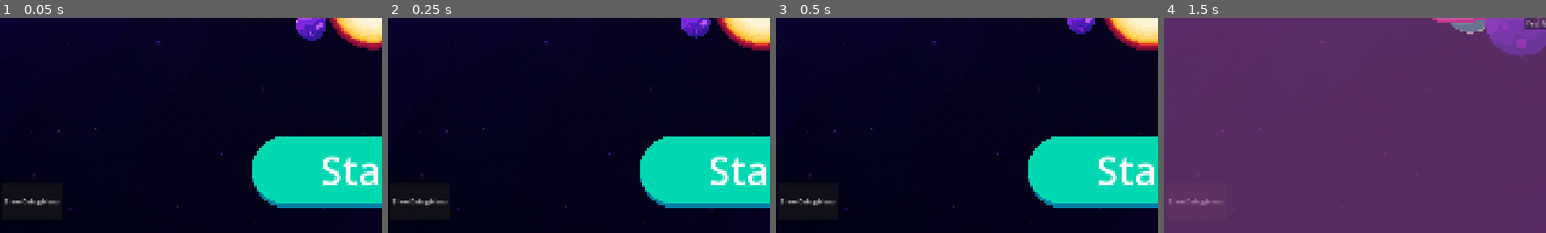
Above: before the commit, frames 1-4 (left to right).
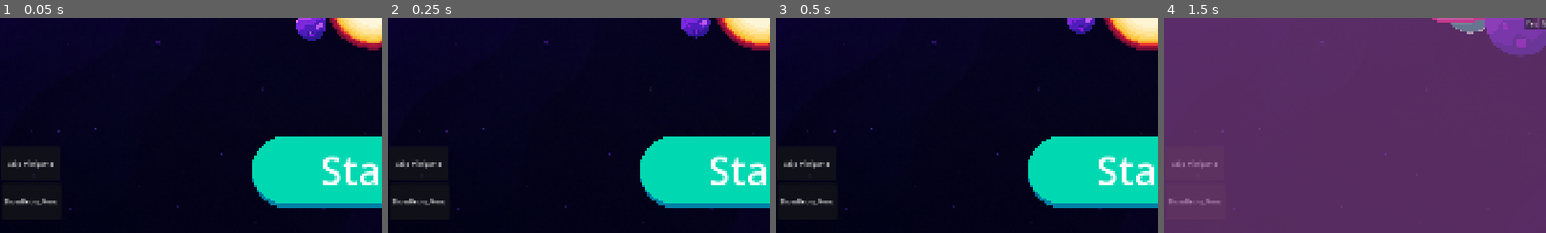
Above: after the commit, the same moments.

Repository: DanilLvov/GamificationTool
Game: Godot game, scene res://Scenes/Menu.tscn
The game is run twice, just before and just after one commit, with the same random seed, the same clock (stepped at 60 frames per second) and the same inputs.
Inputs (mouse positions are % of the whole screen's width and height, from its top left):
- Up to frame 1 (0.05 s): no input
- Up to frame 2 (0.25 s): no input
- Up to frame 3 (0.5 s): no input
- Up to frame 4 (1.5 s): click (50, 86) at 0.5 s; click "Restart" at 1.25 s
The pictures show only the part of the screen within x 1-51%, y 50-100%; the shares and areas given below are measured in that part.

The runs differ from the first frame. In frame 1, 0.5% of the frame differs, in the area x 2-16%, y 65-88%; in frame 2, 0.5%; in frame 3, 0.5%; in frame 4, 0.3%.

Commit message:
Fixes and polishing for the whole game

Diff:
--- a/Scenes/debug_menu.tscn
+++ b/Scenes/debug_menu.tscn
@@ -39,9 +39,17 @@
 layout_mode = 0
 offset_left = 26.0
 offset_top = 956.0
-offset_right = 179.0
+offset_right = 176.0
 offset_bottom = 1046.0
 text = "ShowDebugMenu"
 
+[node name="Skip minigame" type="Button" parent="." unique_id=1537664671]
+layout_mode = 0
+offset_left = 24.0
+offset_top = 864.0
+offset_right = 174.0
+offset_bottom = 946.0
+text = "Skip Minigame"
+
 [connection signal="pressed" from="Return" to="." method="_on_show_return_button"]
 [connection signal="pressed" from="ShowDebugButton" to="." method="_on_show_debug_menu_pressed"]
--- a/Scripts/Minigames/base_question.gd
+++ b/Scripts/Minigames/base_question.gd
@@ -22,6 +22,7 @@
 #used only in inherited classes
 @warning_ignore("unused_private_class_variable") var _margin_default  := 20
 @warning_ignore("unused_private_class_variable") var _normal_button = UIFactory.UIElementTypes.NORMAL_BUTTON
+@warning_ignore("unused_private_class_variable") var _answer_button = UIFactory.UIElementTypes.ANSWER_BACKGROUND
 
 var _question: String
 var _job: String
--- a/Scripts/Minigames/singlechoice_question.gd
+++ b/Scripts/Minigames/singlechoice_question.gd
@@ -25,7 +25,7 @@
         vBox.add_child(answers_row_2)
     var i = 0
     for answer in _answers:
-        var tmp_button = UIFactory.create_texture_button(_normal_button, Vector2(200, 30), answer._text)
+        var tmp_button = UIFactory.create_texture_button(_answer_button, Vector2(200, 30), answer._text)
         button_button = tmp_button["button"]
         button_root = tmp_button["root"]
 
--- a/Scripts/debug_menu.gd
+++ b/Scripts/debug_menu.gd
@@ -12,7 +12,7 @@
 	pass
 
 # Called every frame. 'delta' is the elapsed time since the previous frame.
-func _process(delta: float) -> void:
+func _process(_delta: float) -> void:
 	pass
 
 func _on_show_debug_menu_pressed() -> void:
@@ -37,6 +37,10 @@
 	grid_center_container.visible = true
 	mouse_filter = Control.MOUSE_FILTER_STOP
 
+func _on_skip_minigame_pressed() -> void:
+	# TODO skip only if currently playing minigame
+	pass
+
 func _on_show_return_button() -> void:
 	debug_menu_button.visible = true
 	return_button.visible = false
--- a/Scripts/menu.gd
+++ b/Scripts/menu.gd
@@ -42,7 +42,7 @@
 	cutscene_manager.finished.connect(_next_game_step)
 	job_screen.job_chosen.connect(_next_game_step)
 	current_scene_id = 0
-	current_minigame = 1
+	current_minigame = 0
 
 	# Debuf specific staff
 	if debug:
@@ -96,6 +96,9 @@
 	else:
 		print( timeline[current_scene_id]._next_scene)
 		current_scene_id = timeline[current_scene_id]._next_scene
+
+		if timeline[current_scene_id]._state == TimelineObject.GameState.MINIGAME:
+			current_minigame = timeline[current_scene_id]._resource_id
 	print(current_scene_id)
 	_run_current_scene()
 
--- a/Scripts/minigame_controller.gd
+++ b/Scripts/minigame_controller.gd
@@ -46,6 +46,11 @@
 func _draw_minigame(id: int) -> void:
 	for child in _minigame_container.get_children():
 		child.queue_free()
+
+	var bg_path = minigames[id]._background_image_path
+	var minigame_bg = UIFactory.create_background(bg_path)
+
+	_minigame_container.add_child(minigame_bg["root"])
 	var game = get_parent()
 	selected_job = game.selected_job
 	current_question = 0
@@ -59,7 +64,7 @@
 	# draw first question, if answer was correct, draw second, if not play explosion animation and try again
 	# probably possible to do via await, or via two functions _answer_corre unknown ct and answer_wrong at the bottom of the script
 	#_minigame_container.add_child(UIFactory.create_dragable_container())
-	current_minigame = minigames[0]
+	current_minigame = minigames[id]
 	_texture_progress_bar.max_value = current_minigame._questions_amount
 	filtered_questions.clear()
 	print("selected_job = ", selected_job)
@@ -77,7 +82,7 @@
 
 func _on_next_button_pressed() -> void:
 	current_question += 1
-	if current_question == 5: #current_minigame.get("questions_amount"):
+	if current_question == current_minigame.get("questions_amount"):
 		_texture_progress_bar.value = 0
 		emit_signal("finished")
 	else:
--- a/Scripts/ui_factory.gd
+++ b/Scripts/ui_factory.gd
@@ -11,6 +11,7 @@
 	ROUND_ARROW_BUTTON,
 	ROUND_ARROW_BUTTON_MIRRORED,
 	RESET_BUTTON,
+	ANSWER_BACKGROUND
 }
 # TODO(optional): load list of resources from directory
 const BUTTONS = {
@@ -38,11 +39,22 @@
 		"normal": preload("res://assets/ui/Simple_Buttons/simple_button_round_reset_normal.svg"),
 		"hover": preload("res://assets/ui/Simple_Buttons/simple_button_round_reset_hover.svg"),
 		"pressed": preload("res://assets/ui/Simple_Buttons/simple_button_round_reset_press.svg")
-	}
-
+	},
+	UIElementTypes.ANSWER_BACKGROUND: {
+		"normal": preload("res://assets/ui/frames/answers/answer_background.svg"),
+		"hover": preload("res://assets/ui/frames/answers/answer_background_hover.svg"),
+		"pressed": preload("res://assets/ui/frames/answers/answer_background_press.svg")
+	}
 }
 
+# add all backgrounds here
+const MINIGAME_BACKGROUNDS = {
+	"Minigame1": preload("res://Assets/Backgrounds/Minigame_1.PNG"),
+	"Minigame2": preload("res://Assets/Backgrounds/Minigame_2.PNG")
+}
 const CONTAINER_TEXTURE = preload("res://assets/ui/frames/simple_Question_Frame.svg")
+
+static var _margin_default  := 20
 
 static func create_label(text: String) -> Dictionary:
 	var root := MarginContainer.new()
@@ -55,6 +67,7 @@
 	var label := Label.new()
 	#label.custom_minimum_size = Vector2(50, 20)
 	label.text = text
+	label.add_theme_color_override("font_color", Color.BLACK)
 	label.horizontal_alignment = HORIZONTAL_ALIGNMENT_CENTER
 	label.vertical_alignment = VERTICAL_ALIGNMENT_TOP
 	label.autowrap_mode = TextServer.AUTOWRAP_WORD_SMART
@@ -200,6 +213,7 @@
 	root.add_child(margin)
 
 	var layout := VBoxContainer.new()
+	layout.add_theme_constant_override("separation", _margin_default)
 	margin.add_child(layout)
 
 	var header := VBoxContainer.new()
@@ -268,3 +282,17 @@
 		"root": root,
 		"style": style
 	}
+
+static func create_background(path: String) -> Dictionary:
+	var root := TextureRect.new()
+
+	root.texture = MINIGAME_BACKGROUNDS.get(path)
+
+	root.custom_minimum_size = Vector2(1920,1080)
+	root.set_anchors_preset(Control.PRESET_FULL_RECT)
+	root.expand_mode = TextureRect.EXPAND_IGNORE_SIZE
+	root.stretch_mode = TextureRect.STRETCH_KEEP_ASPECT_COVERED
+
+	return {
+		"root": root
+	}
